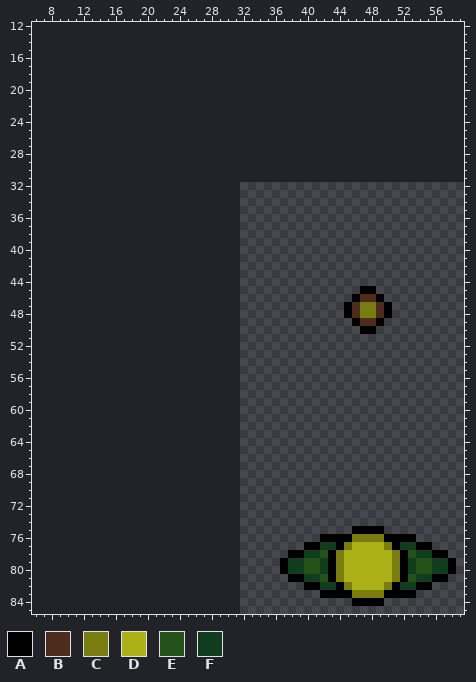
Sprite sheet: EcoShooter/Assets/Sprites/Character/GoldPlant.png. The first picture shows the starting point.
The file is 32x64 pixels. Shown: x 6..59, y 12..85. The old version is drawn lined up with the new one, on the new canvas.
Palette (. is transparent): A #000000  B #4d2c1d  C #797d10  D #abb116  E #245218  F #103d1d
After the commit:
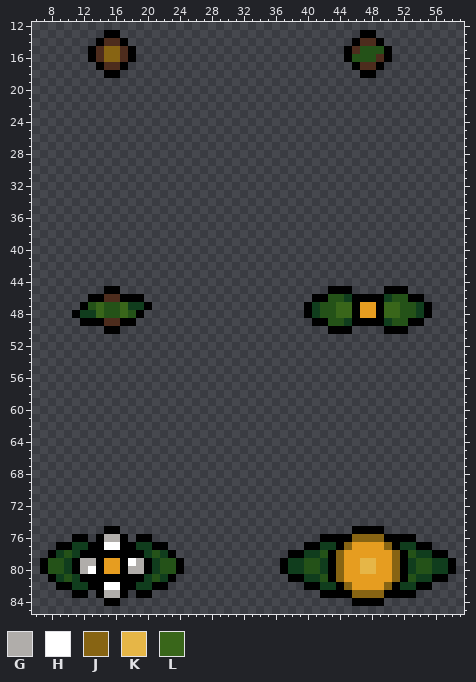
Colours new in this view: G #b0adaa  H #ffffff  J #876413  K #e6b647  L #39661a
The commit says: Added more differentiated plant stages
What changed:
canvas 32x64 -> 64x96, the old top-left corner now at 32,32
Colour D changes from #abb116 to #e69d20.
The author put colour A in row 13 at x 15 to 16 and 47 to 48; in row 14 at x 14, 17, 46 and 49; in rows 15 to 16 at x 13, 18, 45 and 50; in row 17 at x 14, 17, 46 and 49; in row 18 at x 15 to 16 and 47 to 48; in row 45 at x 15 to 16, 43 to 45 and 50 to 52.
The author put colour A in row 46 at x 13 to 14, 17 to 19, 41 to 42 and 53 to 54; in row 47 at x 12, 20, 40 and 55; in row 48 at x 11, 19, 40 and 55; in row 49 at x 12 to 14, 17 to 18, 41 to 42 and 53 to 54; in row 50 at x 15 to 16, 43 to 45 and 50 to 52; in row 75 at x 15 to 16.
The author put colour A in row 76 at x 11 to 12, 14, 17 and 19 to 20; in row 77 at x 9 to 10, 13 to 14, 17 to 18 and 21 to 22; in row 78 at x 8, 12 to 19 and 23; in rows 79 to 80 at x 7, 11, 14, 17, 20 and 24; in row 81 at x 8, 12 to 19 and 23; in row 82 at x 9 to 10, 13 to 14, 17 to 18 and 21 to 22.
The author put colour A in row 83 at x 11 to 12, 14, 17 and 19 to 20; in row 84 at x 15 to 16.
Colour B becomes colour A in row 46 at x 47 to 48; in rows 47 to 48 at x 46 and 49; in row 49 at x 47 to 48.
The author put colour B in row 14 at x 15 to 16 and 47 to 48; in row 15 at x 14, 17 and 46; in row 16 at x 14, 17 and 49; in row 17 at x 15 to 16 and 47 to 48; in row 46 at x 15 to 16; in row 49 at x 15 to 16.
The author put colour D in rows 79 to 80 at x 15 to 16.
Colour C becomes colour D in rows 47 to 48 at x 47 to 48.
The author put colour E in row 15 at x 47 to 49; in row 16 at x 46 to 48; in row 46 at x 43 to 44 and 51 to 52; in row 47 at x 13, 15 to 16, 42 to 43 and 52 to 53; in row 48 at x 15 to 16, 18, 42 to 43 and 52 to 53; in row 49 at x 43 to 44 and 51 to 52.
The author put colour E in row 78 at x 10 and 21; in rows 79 to 80 at x 8 to 9 and 22 to 23; in row 81 at x 10 and 21.
The author put colour F in row 46 at x 45 and 50; in row 47 at x 18 to 19, 41 and 54; in row 48 at x 12 to 13, 41 and 54; in row 49 at x 45 and 50; in row 77 at x 11 to 12 and 19 to 20; in row 78 at x 9, 11, 20 and 22.
The author put colour F in rows 79 to 80 at x 10 and 21; in row 81 at x 9, 11, 20 and 22; in row 82 at x 11 to 12 and 19 to 20.
The author put colour G in row 76 at x 15 to 16; in row 79 at x 12 to 13 and 19; in row 80 at x 12 and 18 to 19; in row 83 at x 15 to 16.
The author put colour H in row 77 at x 15 to 16; in row 79 at x 18; in row 80 at x 13; in row 82 at x 15 to 16.
The author put colour J in rows 15 to 16 at x 15 to 16.
Colour C becomes colour J in row 76 at x 46 to 49; in row 77 at x 45 and 50; in rows 78 to 81 at x 44 and 51; in row 82 at x 45 and 50; in row 83 at x 46 to 49.
Colour D becomes colour K in rows 79 to 80 at x 47 to 48.
The author put colour L in rows 47 to 48 at x 14, 17, 44 and 51.
Colour A becomes colour L in rows 47 to 48 at x 45 and 50.
The edit erases colour A in row 45 at x 47 to 48; in row 50 at x 47 to 48.
Changed places in both pictures, as pixel boxes (x1, y1, x2, y2):
added: (88, 30, 136, 78)
added: (344, 30, 392, 78)
added: (72, 286, 152, 334)
changed: (304, 286, 432, 334)
added: (40, 526, 184, 606)
changed: (336, 534, 400, 598)
